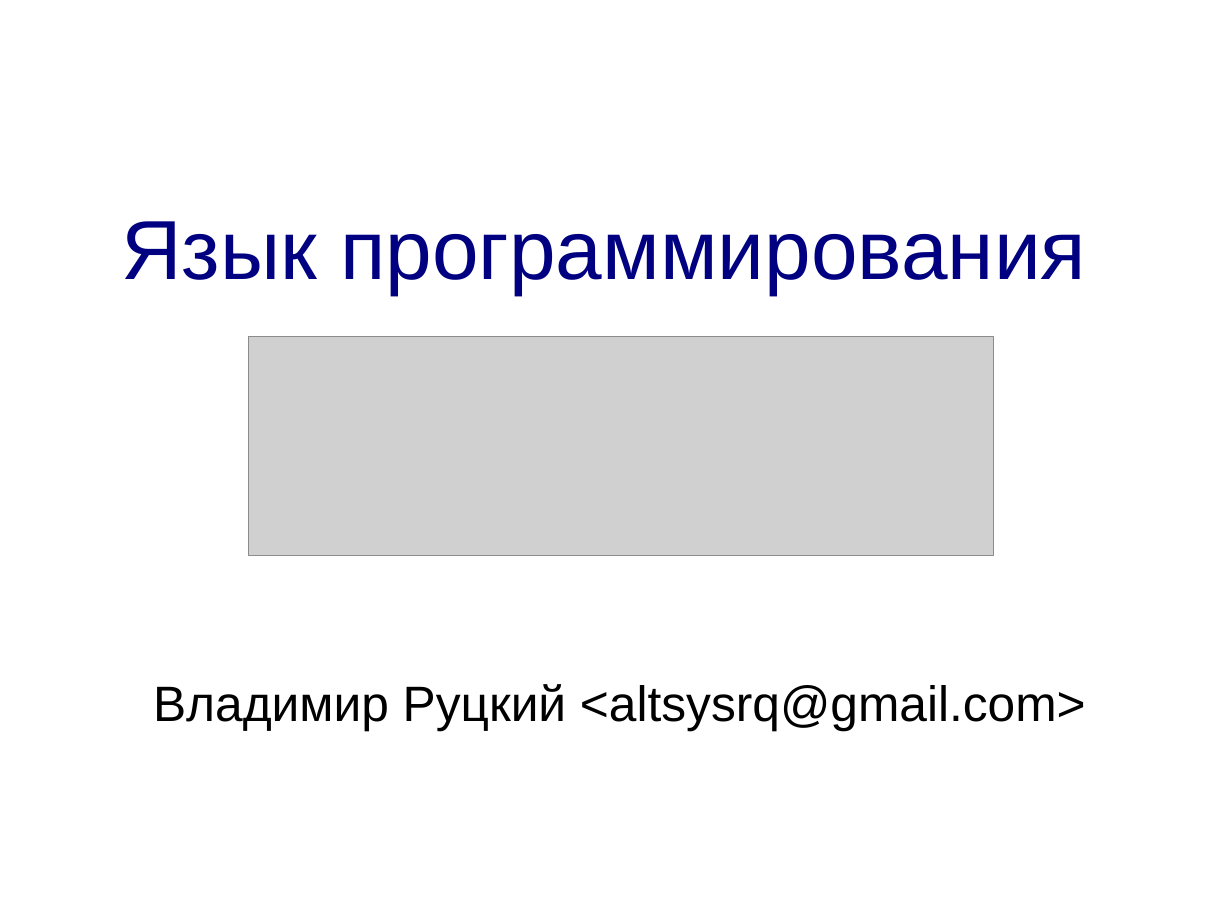
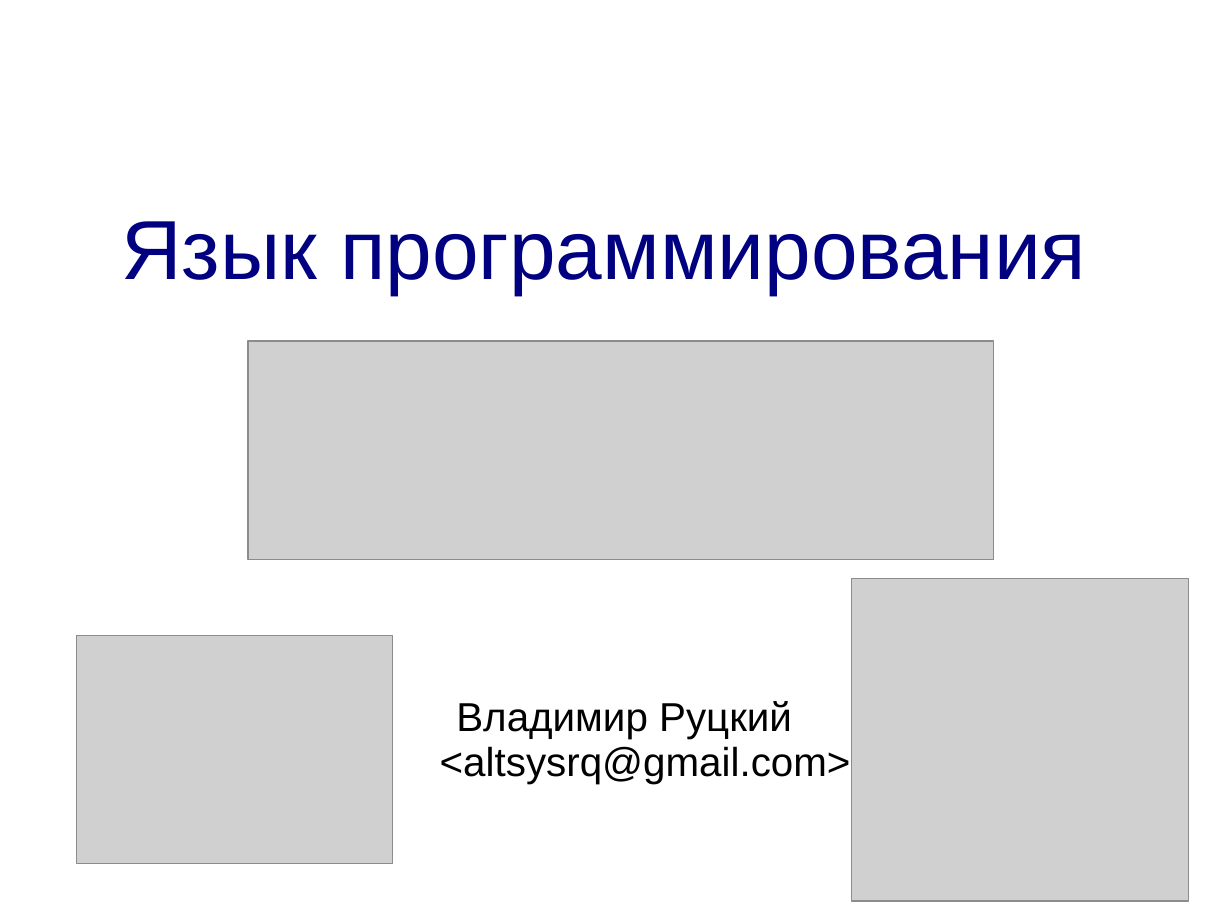
Before and after one commit to rutsky/python-course, a slide deck: slide 1 of 00_introduction.odp. Drawn at 1232x924 pixels with LibreOffice and Linux fonts; fonts in the diff are those of the drawing; grey boxes stand for pictures. Boxes give left, top, right and bottom in pixels: in the first picture for what was removed or moved away, otherwise in the second. Text is boxed around its words. In the diff, an @@ line names an element or a change of style, - is before the commit and + after.

```diff
--- a/00_introduction.odp
+++ b/00_introduction.odp
@@ picture added at bbox=[248, 341, 994, 560] @@
@@ picture added at bbox=[852, 578, 1190, 901] @@
@@ picture: place and size @@
-picture at bbox=[248, 337, 994, 556]
+picture at bbox=[76, 636, 392, 864]
@@ text "Владимир Руцкий <altsysrq@gmail.com>": place and size @@
-text "Владимир Руцкий <altsysrq@gmail.com>" at bbox=[153, 684, 1086, 731]
+text "Владимир Руцкий <altsysrq@gmail.com>" at bbox=[440, 701, 851, 784]
@@ text "Владимир Руцкий <altsysrq@gmail.com>" at bbox=[440, 701, 851, 784]: size 32 to 26 pt @@
```
Also in this commit, not shown: 47 other slides changed, 1 other file.
